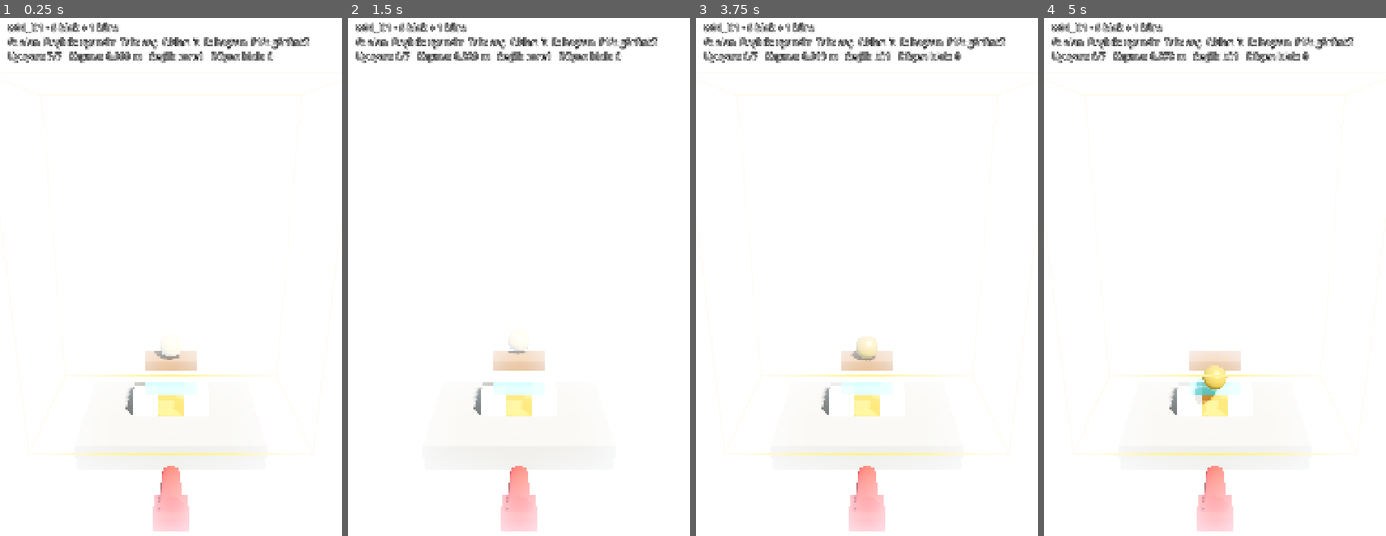
Above: before the commit, frames 1-4 (left to right).
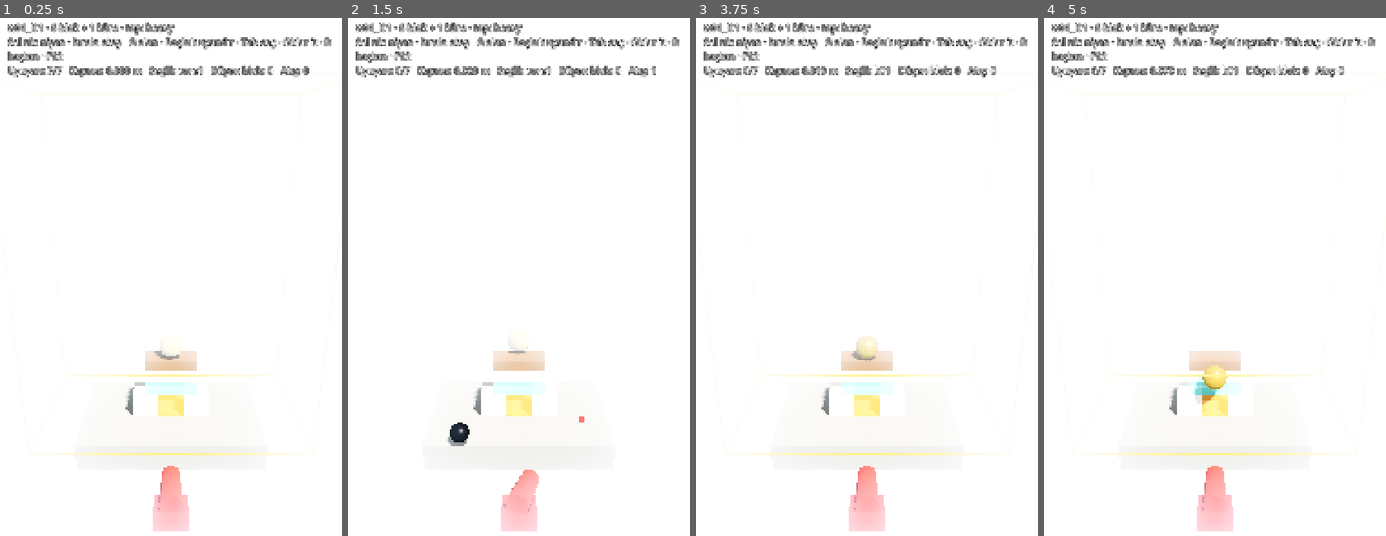
Above: after the commit, the same moments.

Repository: SenaAkyuz/gulleOyunu
Game: Godot game, scene res://src/main.tscn
Same seed, same stepped clock (60 frames per second), same inputs: the game is played once before the commit and once after it.
Inputs (mouse positions are in pixels of both pictures, inside the frame that each line leads up to):
- Up to frame 1 (0.25 s): no input
- Up to frame 2 (1.5 s): tap Enter at 0.5 s; move the mouse to (501, 437) at 0.52 s; hold Up 0.53-1.25 s; tap G at 0.6 s; click (501, 437) at 0.67 s; tap Space at 0.77 s; drag from (621, 411) to (501, 437) at 1.27 s
- Up to frame 3 (3.75 s): move the mouse to (764, 225) at 2.02 s; hold Left 2.03-2.75 s; tap R at 2.1 s; click (764, 225) at 2.17 s; tap Space at 2.75 s; drag from (884, 318) to (764, 225) at 2.77 s; tap Enter at 3.5 s; move the mouse to (815, 168) at 3.52 s; hold Down from 3.53 s (still down); tap Tab at 3.6 s; click (815, 168) at 3.67 s
- Up to frame 4 (5 s): tap Space at 3.77 s; release Down at 4.25 s; drag from (1290, 287) to (1163, 168) at 4.27 s

The runs differ from the first frame. In frame 1, 3.4% of the frame differs, in the area x 2-97%, y 0-12%; in frame 2, 4.0%, in the area x 2-97%, y 0-96%; in frame 3, 3.4%; in frame 4, 3.4%.

Commit message:
Phase 1 step 6: cannon, heavy ball and tap_target aiming
- Ballistics: fixed-speed launch solver (low/high arc, 45 deg when out of range)
- Ball: RigidBody3D with CCD from balls.json, BallBehavior strategy (heavy = no hooks),
  expires on max_life_sec / below fall_kill_y / at rest; emits EventBus.ball_fired
- Cannon: smooth yaw/pitch towards aim (rules.aim.aim_smoothing), fires from muzzle
- AimInput: press/drag ray-casts blocks/core/platform, release fires, empty sky = no shot
- GameConfig.starting_ball_id() (unlock.type start); cannon placeholder replaced

Co-Authored-By: Claude Opus 5.5 <noreply@anthropic.com>

Diff:
--- a/src/autoload/game_config.gd
+++ b/src/autoload/game_config.gd
@@ -112,6 +112,14 @@
 	return _balls.get(id, {})
 
 
+## The ball the player owns from the start (balls.json unlock.type == "start"; K-005: heavy).
+func starting_ball_id() -> String:
+	for id: String in _balls:
+		if str((_balls[id] as Dictionary).get("unlock", {}).get("type")) == "start":
+			return id
+	return ""
+
+
 func world(id: String) -> Dictionary:
 	return _worlds.get(id, {})
 
@@ -214,3 +222,5 @@
 		errors.append("rules.camera.keep_aspect geçersiz: %s" % rule("camera.keep_aspect"))
 	if not _balls.has("heavy"):
 		errors.append("balls.json: 'heavy' (başlangıç topu) yok")
+	if starting_ball_id().is_empty():
+		errors.append("balls.json: unlock.type = 'start' olan top yok")
--- /dev/null
+++ b/src/gameplay/balls/ball.gd
@@ -0,0 +1,86 @@
+class_name Ball
+extends RigidBody3D
+## A fired ball (docs/02 §6.4): RigidBody3D with CCD, no axis locks, values from balls.json.
+## Behaviour is a BallBehavior strategy picked by balls.json -> behavior.
+## Expires after max_life_sec, when it falls below fall_kill_y, or when it comes to rest.
+
+const BEHAVIOR_PATH := "res://src/gameplay/balls/behaviors/%s_behavior.gd"
+## Grey-box look until Faz 5/7 ball visuals.
+const PLACEHOLDER_COLOR := Color(0.15, 0.15, 0.17)
+
+signal expired(ball: Ball)
+
+var ball_id: String = ""
+var behavior: BallBehavior
+var _life_left: float = 0.0
+var _kill_y: float = 0.0
+var _expired: bool = false
+
+
+func setup(id: String) -> bool:
+	var def := GameConfig.ball(id)
+	if def.is_empty():
+		push_error("Ball: bilinmeyen top '%s'" % id)
+		return false
+	ball_id = id
+	name = "Ball_" + id
+	var radius := float(def["radius"])
+	mass = float(def["mass"])
+	_life_left = float(def["max_life_sec"])
+	_kill_y = float(GameConfig.rule("physics.fall_kill_y"))
+
+	var shape := SphereShape3D.new()
+	shape.radius = radius
+	var col := CollisionShape3D.new()
+	col.shape = shape
+	add_child(col)
+	var mesh := SphereMesh.new()
+	mesh.radius = radius
+	mesh.height = radius * 2.0
+	var mat := StandardMaterial3D.new()
+	mat.albedo_color = PLACEHOLDER_COLOR
+	mat.metallic = 0.7
+	mat.roughness = 0.35
+	mesh.material = mat
+	var mi := MeshInstance3D.new()
+	mi.mesh = mesh
+	add_child(mi)
+
+	continuous_cd = true
+	can_sleep = true
+	collision_layer = PhysicsLayers.BALL
+	collision_mask = PhysicsLayers.PLATFORM | PhysicsLayers.BLOCK | PhysicsLayers.CORE
+
+	var script_path := BEHAVIOR_PATH % str(def["behavior"])
+	if not ResourceLoader.exists(script_path):
+		push_error("Ball: davranış dosyası yok: " + script_path)
+		return false
+	behavior = load(script_path).new()
+	behavior.ball = self
+	behavior.params = def.get("params", {})
+	return true
+
+
+## Call after the ball is in the tree, at the muzzle.
+func launch(velocity: Vector3) -> void:
+	linear_velocity = velocity
+	behavior.on_launch()
+	EventBus.ball_fired.emit(ball_id)
+
+
+func _physics_process(delta: float) -> void:
+	if _expired:
+		return
+	behavior.on_physics(delta)
+	_life_left -= delta
+	if _life_left <= 0.0 or global_position.y < _kill_y or sleeping:
+		expire()
+
+
+func expire() -> void:
+	if _expired:
+		return
+	_expired = true
+	behavior.on_expire()
+	expired.emit(self)
+	queue_free()
--- /dev/null
+++ b/src/gameplay/balls/ball.tscn
@@ -0,0 +1,6 @@
+[gd_scene format=3]
+
+[ext_resource type="Script" path="res://src/gameplay/balls/ball.gd" id="1_ball"]
+
+[node name="Ball" type="RigidBody3D"]
+script = ExtResource("1_ball")
--- /dev/null
+++ b/src/gameplay/balls/behaviors/ball_behavior.gd
@@ -0,0 +1,24 @@
+class_name BallBehavior
+extends RefCounted
+## Strategy base for ball types (docs/02 §6.4). New ball = balls.json entry + a new
+## behaviors/<behavior>_behavior.gd file; Ball code does not change.
+## Hooks are no-ops by default.
+
+var ball: RigidBody3D
+var params: Dictionary = {}
+
+
+func on_launch() -> void:
+	pass
+
+
+func on_impact(_body: Node, _impulse: float) -> void:
+	pass
+
+
+func on_physics(_delta: float) -> void:
+	pass
+
+
+func on_expire() -> void:
+	pass
--- /dev/null
+++ b/src/gameplay/balls/behaviors/heavy_behavior.gd
@@ -0,0 +1,3 @@
+extends BallBehavior
+## Heavy Ball: a plain physical projectile. Its power is its mass and speed (balls.json -> heavy);
+## damage comes from the generic block damage model (Step 8). No special hooks.
--- /dev/null
+++ b/src/gameplay/cannon/aim_input.gd
@@ -0,0 +1,81 @@
+class_name AimInput
+extends Node
+## tap_target aiming (K-011, plan §4):
+##  press  -> cast a ray from the touched screen point; if it hits a block/core/platform, aim there
+##  drag   -> target follows the finger (fine-tune)
+##  release-> fire at the last surface under the finger; over empty sky nothing happens (aim.on_miss = ignore)
+## Only mouse events are handled: Godot emulates mouse from touch by default, so phones work too
+## and nothing is handled twice. Ray casts run in _physics_process (safe space-state access).
+
+signal target_changed(has_target: bool, target: Vector3)
+
+const MODE_TAP_TARGET := "tap_target"
+
+## Step 9 turns this off while a ball is in flight / the tower settles.
+var enabled: bool = true
+var has_target: bool = false
+var target: Vector3 = Vector3.ZERO
+
+var _pressed: bool = false
+var _screen_pos: Vector2 = Vector2.ZERO
+var _query_pending: bool = false
+var _fire_pending: bool = false
+
+@onready var _cannon: Cannon = get_parent()
+
+
+func _ready() -> void:
+	var mode := str(GameConfig.rule("aim.mode"))
+	if mode != MODE_TAP_TARGET:
+		push_warning("AimInput: '%s' modu Adım 12'de gelecek; şimdilik tap_target kullanılıyor" % mode)
+
+
+func _unhandled_input(event: InputEvent) -> void:
+	if not enabled:
+		return
+	var button := event as InputEventMouseButton
+	if button and button.button_index == MOUSE_BUTTON_LEFT:
+		if button.pressed:
+			_pressed = true
+			_screen_pos = button.position
+			_query_pending = true
+		elif _pressed:
+			_pressed = false
+			_screen_pos = button.position
+			_query_pending = true
+			_fire_pending = true
+		return
+	var motion := event as InputEventMouseMotion
+	if motion and _pressed:
+		_screen_pos = motion.position
+		_query_pending = true
+
+
+func _physics_process(_delta: float) -> void:
+	if not _query_pending:
+		return
+	_query_pending = false
+	_update_target()
+	if _fire_pending:
+		_fire_pending = false
+		if has_target:
+			_cannon.fire_at(target)
+		has_target = false
+	elif has_target:
+		_cannon.aim_at(target)
+	_cannon.show_target(has_target and _pressed, target)
+	target_changed.emit(has_target and _pressed, target)
+
+
+func _update_target() -> void:
+	var camera := get_viewport().get_camera_3d()
+	if camera == null:
+		has_target = false
+		return
+	var from := camera.project_ray_origin(_screen_pos)
+	var to := from + camera.project_ray_normal(_screen_pos) * camera.far
+	var query := PhysicsRayQueryParameters3D.create(from, to, PhysicsLayers.AIM_RAY_MASK)
+	var hit := _cannon.get_world_3d().direct_space_state.intersect_ray(query)
+	has_target = not hit.is_empty()
+	if has_target:
+		target = hit["position"]
--- /dev/null
+++ b/src/gameplay/cannon/ballistics.gd
@@ -0,0 +1,41 @@
+class_name Ballistics
+extends RefCounted
+## Launch-velocity solver for a fixed launch speed (tap_target, plan §4).
+## tan(theta) = (v^2 -/+ sqrt(v^4 - g(g d^2 + 2 h v^2))) / (g d)
+##   d = horizontal distance, h = height difference, "low" arc takes the minus root.
+## Out of range (negative discriminant): fire at 45 degrees towards the target (max range).
+
+const ARC_LOW := "low"
+const ARC_HIGH := "high"
+## Below this horizontal distance the target is (almost) straight above/below: aim directly.
+const MIN_HORIZONTAL_DISTANCE := 0.001
+
+
+## Returns the launch velocity. `reachable` tells whether the exact solution existed.
+static func solve(from: Vector3, to: Vector3, speed: float, gravity: float, arc: String) -> Dictionary:
+	var delta := to - from
+	var flat := Vector3(delta.x, 0.0, delta.z)
+	var d := flat.length()
+	if d < MIN_HORIZONTAL_DISTANCE or gravity <= 0.0:
+		return {"velocity": delta.normalized() * speed, "reachable": true}
+	var h := delta.y
+	var v2 := speed * speed
+	var disc := v2 * v2 - gravity * (gravity * d * d + 2.0 * h * v2)
+	var theta: float
+	var reachable := disc >= 0.0
+	if reachable:
+		var root := sqrt(disc)
+		var numerator := v2 - root if arc == ARC_LOW else v2 + root
+		theta = atan(numerator / (gravity * d))
+	else:
+		theta = PI / 4.0
+	var horizontal := flat / d
+	return {
+		"velocity": horizontal * speed * cos(theta) + Vector3.UP * speed * sin(theta),
+		"reachable": reachable,
+	}
+
+
+## Position after t seconds (used by the trajectory preview in Step 7).
+static func point_at(from: Vector3, velocity: Vector3, gravity: float, t: float) -> Vector3:
+	return from + velocity * t + Vector3.DOWN * gravity * t * t / 2.0
--- /dev/null
+++ b/src/gameplay/cannon/cannon.gd
@@ -0,0 +1,88 @@
+class_name Cannon
+extends Node3D
+## The cannon at the bottom of the screen (docs/01 §3.2). Turns smoothly towards the aim
+## direction (rules.aim.aim_smoothing) and fires a Ball from the muzzle with the launch
+## velocity from Ballistics (fixed balls.json launch_speed, rules.aim.arc).
+
+const BALL_SCENE: PackedScene = preload("res://src/gameplay/balls/ball.tscn")
+
+var ball_id: String = ""
+
+var _balls_parent: Node3D
+var _gravity: float = 0.0
+var _arc: String = ""
+var _smoothing: float = 0.0
+var _target_dir: Vector3 = Vector3.FORWARD
+
+@onready var _yaw: Node3D = $Yaw
+@onready var _pitch: Node3D = $Yaw/Pitch
+@onready var _muzzle: Marker3D = $Yaw/Pitch/Muzzle
+@onready var _target_marker: MeshInstance3D = $TargetMarker
+
+
+func setup(balls_parent: Node3D, start_ball_id: String) -> void:
+	_balls_parent = balls_parent
+	ball_id = start_ball_id
+	_gravity = float(GameConfig.rule("physics.gravity"))
+	_arc = str(GameConfig.rule("aim.arc"))
+	_smoothing = float(GameConfig.rule("aim.aim_smoothing"))
+	var to_tower := Vector3(-global_position.x, 0.0, -global_position.z)
+	_target_dir = to_tower.normalized() if to_tower.length() > 0.0 else Vector3.FORWARD
+	_apply_direction(_target_dir)
+	show_target(false, Vector3.ZERO)
+
+
+func muzzle_position() -> Vector3:
+	return _muzzle.global_position
+
+
+func launch_speed() -> float:
+	return float(GameConfig.ball(ball_id)["launch_speed"])
+
+
+func gravity() -> float:
+	return _gravity
+
+
+## {"velocity": Vector3, "reachable": bool} from the muzzle to target.
+func solve_to(target: Vector3) -> Dictionary:
+	return Ballistics.solve(muzzle_position(), target, launch_speed(), _gravity, _arc)
+
+
+func aim_at(target: Vector3) -> void:
+	_target_dir = (solve_to(target)["velocity"] as Vector3).normalized()
+
+
+func fire_at(target: Vector3) -> Ball:
+	var velocity: Vector3 = solve_to(target)["velocity"]
+	var ball: Ball = BALL_SCENE.instantiate()
+	if not ball.setup(ball_id):
+		ball.free()
+		return null
+	_balls_parent.add_child(ball)
+	ball.global_position = muzzle_position()
+	ball.launch(velocity)
+	_target_dir = velocity.normalized()
+	_apply_direction(_target_dir)
+	return ball
+
+
+func show_target(visible_now: bool, pos: Vector3) -> void:
+	_target_marker.visible = visible_now
+	if visible_now:
+		_target_marker.global_position = pos
+
+
+func _process(delta: float) -> void:
+	var current := -_pitch.global_basis.z
+	var weight := 1.0 - exp(-_smoothing * delta)
+	_apply_direction(current.slerp(_target_dir, weight))
+
+
+## Barrel points along -Z: yaw around Y, then pitch around X.
+func _apply_direction(dir: Vector3) -> void:
+	if dir.length_squared() == 0.0:
+		return
+	dir = dir.normalized()
+	_yaw.rotation.y = atan2(-dir.x, -dir.z)
+	_pitch.rotation.x = asin(clampf(dir.y, -1.0, 1.0))
--- /dev/null
+++ b/src/gameplay/cannon/cannon.tscn
@@ -0,0 +1,54 @@
+[gd_scene format=3]
+
+[ext_resource type="Script" path="res://src/gameplay/cannon/cannon.gd" id="1_cannon"]
+[ext_resource type="Script" path="res://src/gameplay/cannon/aim_input.gd" id="2_aim"]
+
+[sub_resource type="StandardMaterial3D" id="Mat_cannon"]
+albedo_color = Color(0.7, 0.15, 0.12, 1)
+
+[sub_resource type="BoxMesh" id="Mesh_base"]
+material = SubResource("Mat_cannon")
+size = Vector3(1, 0.4, 1)
+
+[sub_resource type="CylinderMesh" id="Mesh_barrel"]
+material = SubResource("Mat_cannon")
+top_radius = 0.28
+bottom_radius = 0.35
+height = 1.4
+
+[sub_resource type="StandardMaterial3D" id="Mat_target"]
+shading_mode = 0
+albedo_color = Color(1, 0.2, 0.2, 1)
+no_depth_test = true
+
+[sub_resource type="SphereMesh" id="Mesh_target"]
+material = SubResource("Mat_target")
+radius = 0.12
+height = 0.24
+
+[node name="Cannon" type="Node3D"]
+script = ExtResource("1_cannon")
+
+[node name="Base" type="MeshInstance3D" parent="."]
+position = Vector3(0, 0.2, 0)
+mesh = SubResource("Mesh_base")
+
+[node name="Yaw" type="Node3D" parent="."]
+
+[node name="Pitch" type="Node3D" parent="Yaw"]
+position = Vector3(0, 0.6, 0)
+
+[node name="Barrel" type="MeshInstance3D" parent="Yaw/Pitch"]
+position = Vector3(0, 0, -0.5)
+rotation = Vector3(-1.5708, 0, 0)
+mesh = SubResource("Mesh_barrel")
+
+[node name="Muzzle" type="Marker3D" parent="Yaw/Pitch"]
+position = Vector3(0, 0, -1.2)
+
+[node name="AimInput" type="Node" parent="."]
+script = ExtResource("2_aim")
+
+[node name="TargetMarker" type="MeshInstance3D" parent="."]
+top_level = true
+mesh = SubResource("Mesh_target")
--- a/src/gameplay/level/level.tscn
+++ b/src/gameplay/level/level.tscn
@@ -5,6 +5,7 @@
 [ext_resource type="Script" path="res://src/gameplay/world/platform.gd" id="3_platform"]
 [ext_resource type="Script" path="res://src/gameplay/level/tower_builder.gd" id="4_tower"]
 [ext_resource type="Script" path="res://src/gameplay/level/level_referee.gd" id="5_referee"]
+[ext_resource type="PackedScene" path="res://src/gameplay/cannon/cannon.tscn" id="6_cannon"]
 
 [sub_resource type="Environment" id="Env_grey"]
 background_mode = 1
@@ -14,19 +15,6 @@
 ambient_light_energy = 0.6
 tonemap_mode = 3
 glow_enabled = true
-
-[sub_resource type="StandardMaterial3D" id="Mat_cannon"]
-albedo_color = Color(0.7, 0.15, 0.12, 1)
-
-[sub_resource type="CylinderMesh" id="Mesh_barrel"]
-material = SubResource("Mat_cannon")
-top_radius = 0.28
-bottom_radius = 0.35
-height = 1.4
-
-[sub_resource type="BoxMesh" id="Mesh_cannon_base"]
-material = SubResource("Mat_cannon")
-size = Vector3(1, 0.4, 1)
 
 [sub_resource type="StandardMaterial3D" id="Mat_guide"]
 shading_mode = 0
@@ -56,16 +44,9 @@
 [node name="LevelReferee" type="Node" parent="."]
 script = ExtResource("5_referee")
 
-[node name="CannonPlaceholder" type="Node3D" parent="."]
+[node name="Cannon" parent="." instance=ExtResource("6_cannon")]
 
-[node name="Base" type="MeshInstance3D" parent="CannonPlaceholder"]
-position = Vector3(0, 0.2, 0)
-mesh = SubResource("Mesh_cannon_base")
-
-[node name="Barrel" type="MeshInstance3D" parent="CannonPlaceholder"]
-position = Vector3(0, 0.6, -0.5)
-rotation = Vector3(-1.5708, 0, 0)
-mesh = SubResource("Mesh_barrel")
+[node name="Balls" type="Node3D" parent="."]
 
 [node name="AreaGuide" type="MeshInstance3D" parent="."]
 material_override = SubResource("Mat_guide")
@@ -80,6 +61,7 @@
 offset_right = -24.0
 offset_bottom = 140.0
 grow_horizontal = 2
+mouse_filter = 2
 theme_override_colors/font_outline_color = Color(0, 0, 0, 1)
 theme_override_constants/outline_size = 8
 theme_override_font_sizes/font_size = 30
@@ -98,6 +80,7 @@
 offset_bottom = -340.0
 grow_horizontal = 2
 grow_vertical = 2
+mouse_filter = 2
 theme_override_colors/font_color = Color(1, 0.85, 0.2, 1)
 theme_override_colors/font_outline_color = Color(0, 0, 0, 1)
 theme_override_constants/outline_size = 16
--- a/src/gameplay/level/level_loader.gd
+++ b/src/gameplay/level/level_loader.gd
@@ -1,6 +1,7 @@
 extends Node3D
-## Builds a level from its JSON (docs/02 §4.2): camera, platform, tower, referee, cannon placeholder.
-## Cannon (Step 6) and the full referee state machine (Step 9) come later.
+## Builds a level from its JSON (docs/02 §4.2): camera, platform, tower, referee, cannon.
+## The full referee state machine (Step 9) comes later.
+## Play: left mouse / touch = aim at a surface, release = fire.
 ## Dev keys: G = play-area guide, Space = wake every body, Tab = select body,
 ## arrows = push selected body (rules.dev.nudge_impulse), R = restart level.
 
@@ -10,12 +11,14 @@
 var level_data: Dictionary = {}
 var _info_static: String = ""
 var _selected: int = -1
+var _shots_fired: int = 0
 
 @onready var _camera: LevelCamera = $Camera3D
 @onready var _platform: Platform = $Platform
 @onready var _tower: TowerBuilder = $Tower
 @onready var _referee: LevelReferee = $LevelReferee
-@onready var _cannon_marker: Node3D = $CannonPlaceholder
+@onready var _cannon: Cannon = $Cannon
+@onready var _balls: Node3D = $Balls
 @onready var _area_guide: MeshInstance3D = $AreaGuide
 @onready var _info: Label = $HUD/InfoLabel
 @onready var _result: Label = $HUD/ResultLabel
@@ -36,24 +39,24 @@
 	_tower.build(level_data)
 	_referee.setup(_tower, _platform)
 
-	var cannon_pos := ShapeBuilder.to_vec3(GameConfig.rule("cannon.position"))
-	_cannon_marker.position = cannon_pos
-	_cannon_marker.look_at(Vector3(0.0, cannon_pos.y, 0.0), Vector3.UP)
+	_cannon.position = ShapeBuilder.to_vec3(GameConfig.rule("cannon.position"))
+	_cannon.setup(_balls, GameConfig.starting_ball_id())
 
 	_build_area_guide()
 	_result.visible = false
 	EventBus.core_dropped.connect(_on_core_dropped)
+	EventBus.ball_fired.connect(_on_ball_fired)
 	_select(_tower.blocks.size())  # start with the first core selected
-	_info_static = "%s · %d blok + %d küre\nG: alan  Boşluk: uyandır  Tab: seç  Oklar: it  R: baştan  F12: görüntü" % [
-		level_id, _tower.blocks.size(), _tower.cores.size()]
+	_info_static = "%s · %d blok + %d küre · top: %s\nSol tık: nişan · bırak: ateş   G alan · Boşluk uyandır · Tab seç · Oklar it · R baştan · F12" % [
+		level_id, _tower.blocks.size(), _tower.cores.size(), _cannon.ball_id]
 
 
 func _physics_process(_delta: float) -> void:
 	var bodies := _tower.all_bodies()
 	var sel := bodies[_selected].block_id if _selected >= 0 and _selected < bodies.size() else "-"
-	_info.text = "%s\nUyuyan: %d/%d   Kayma: %.3f m   Seçili: %s   Düşen blok: %d" % [
+	_info.text = "%s\nUyuyan: %d/%d   Kayma: %.3f m   Seçili: %s   Düşen blok: %d   Atış: %d" % [
 		_info_static, _tower.sleeping_count(), bodies.size(), _tower.max_drift(), sel,
-		_referee.fallen_block_count()]
+		_referee.fallen_block_count(), _shots_fired]
 
 
 func _unhandled_input(event: InputEvent) -> void:
@@ -81,6 +84,10 @@
 			_select(_selected + 1)
 		KEY_R:
 			get_tree().reload_current_scene()
+
+
+func _on_ball_fired(_ball_id: String) -> void:
+	_shots_fired += 1
 
 
 func _on_core_dropped(_core: Node3D) -> void:
Not shown, added: src/gameplay/balls/ball.gd.uid
Not shown, added: src/gameplay/balls/behaviors/ball_behavior.gd.uid
Not shown, added: src/gameplay/balls/behaviors/heavy_behavior.gd.uid
Not shown, added: src/gameplay/cannon/aim_input.gd.uid
Not shown, added: src/gameplay/cannon/ballistics.gd.uid
Not shown, added: src/gameplay/cannon/cannon.gd.uid
